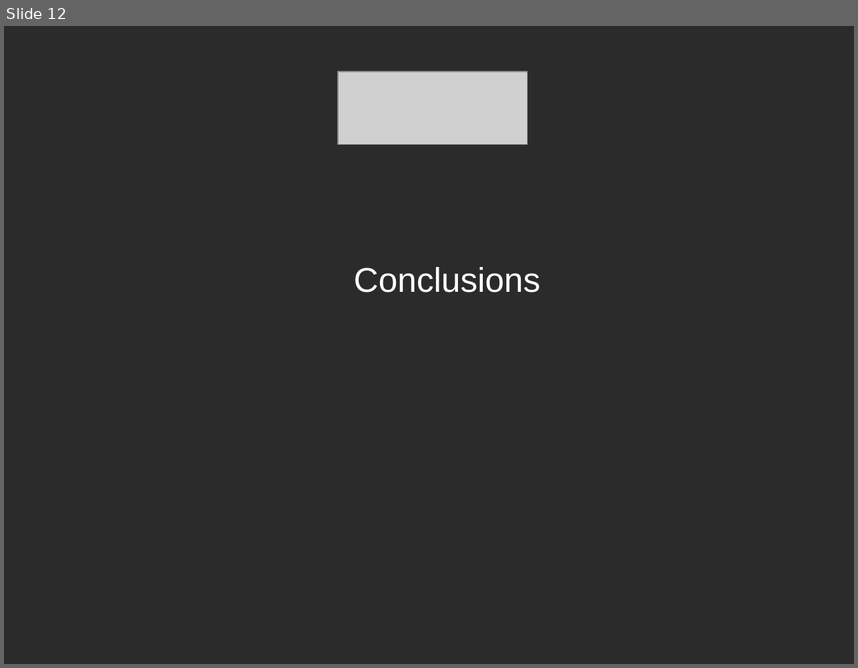
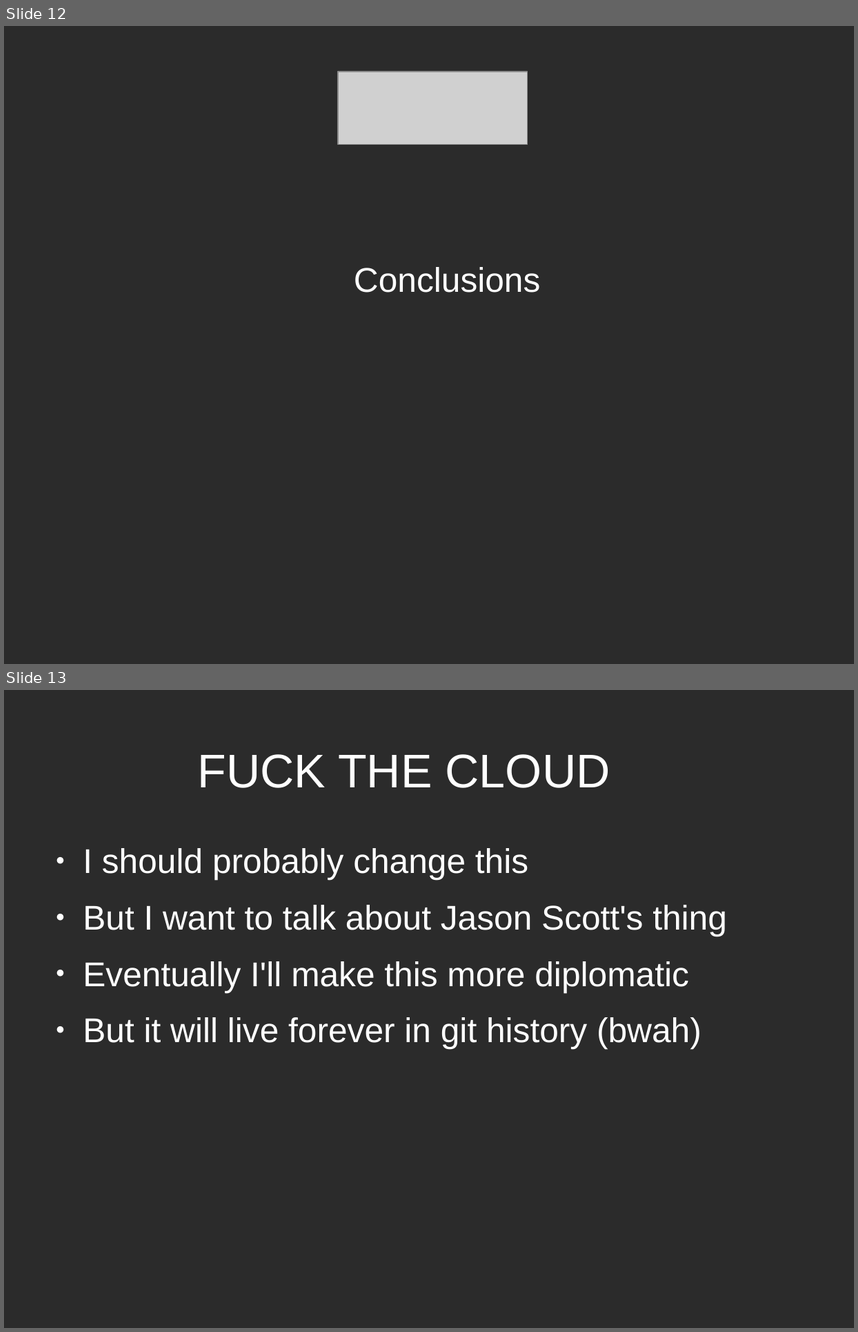
Before and after one commit to ruebot/SuperConference-2011---Cloud-computing, a slide deck: sc-2011-local-clouds.odp. Shown one above the other, each under a label of ours: slide 12 before the commit, slides 12 and 13 after it. The pictures are 858x668 and 858x1332 pixels, drawn with LibreOffice and Linux fonts; fonts in the diff are those of the drawing; grey boxes stand for pictures; background and template pictures are left out; a plain dark background stands for a picture behind light text. Boxes give left, top, right and bottom in pixels: in the first picture for what was removed or moved away, otherwise in the second. Text is boxed around its words. In the diff, an @@ line names an element or a change of style, - is before the commit and + after.

Commit message:
First slide. Will be reversed though.

```diff
--- a/sc-2011-local-clouds.odp
+++ b/sc-2011-local-clouds.odp
@@ slide 13 added at <box>4,690,854,1328</box>, background picture (left out) @@
@@ title added at <box>198,754,611,788</box>, 44 pt, text #FFFFFF @@
+FUCK THE CLOUD
@@ text added at <box>83,848,727,1049</box>, 32 pt, text #FFFFFF @@
+● I should probably change this
+● But I want to talk about Jason Scott's thing
+● Eventually I'll make this more diplomatic
+● But it will live forever in git history (bwah)
```
